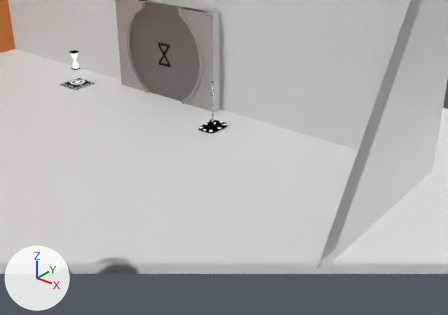
Renders of the glTF model assets/levels/level0.glb from each side of a commit.
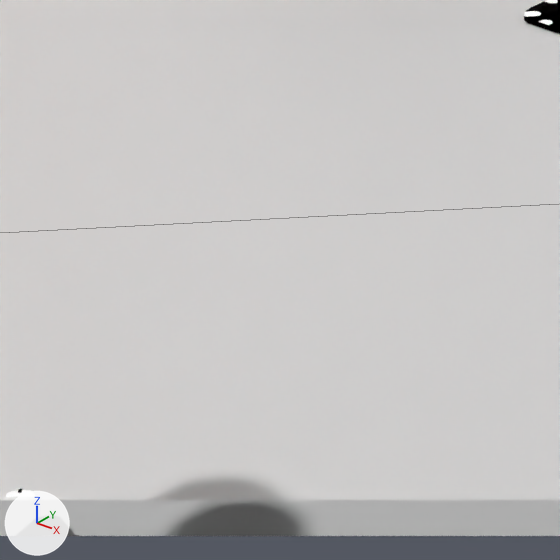
There are two pictures of each version: one from a camera (50 mm lens) standing at (30.68, -12.2, 16.36) and looking at (13.88, 8.8, 3.34), one close up on the part from 12% to 47% of the width and 39% to 89% of the height. Every picture has the same lights, and +X, +Y and +Z are marked at lower left. The close-ups show mesh edges as thin lines. Everything nearer to the camera than a plane just in front of the edit is cut away. Where no turn or scale is listed for an object, it has been applied to the vertices.

The first close-up shows 'Floor', 'Lever'.
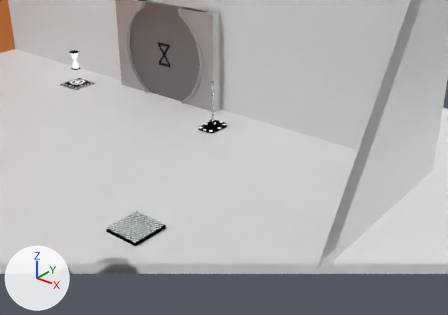
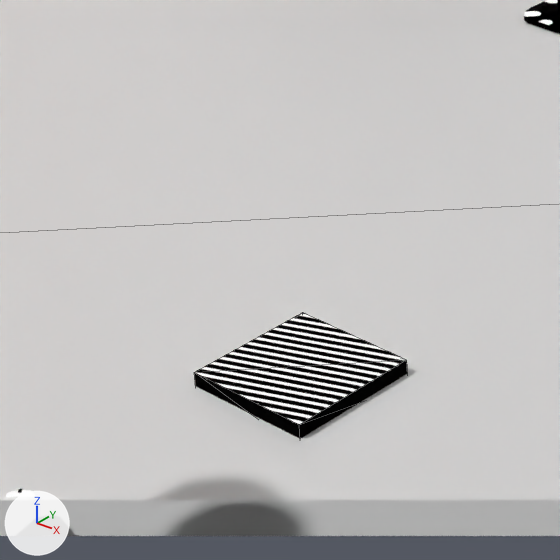
Commit message: feat: added pressure plate

Location of each change, [x1, y1, x2, y2] in pixels of the close-ups (560 x 560 px):
'PressurePlate', added: after [194, 312, 408, 439]

The change, as a list of edits to the scene's bpy script:
```text
Add me_cube_008:
    me_cube_008.from_pydata(...)  # a box spanning x -1.0..1.0, y -1.0..1.0, z -0.2..0.2
    me_cube_008.materials.append(mat_bakemat)
Add ob_pressureplate:
    ob_pressureplate = bpy.data.objects.new('PressurePlate', me_cube_008)
    ob_pressureplate.location = (11.53, 4.98, 0.22)
```
